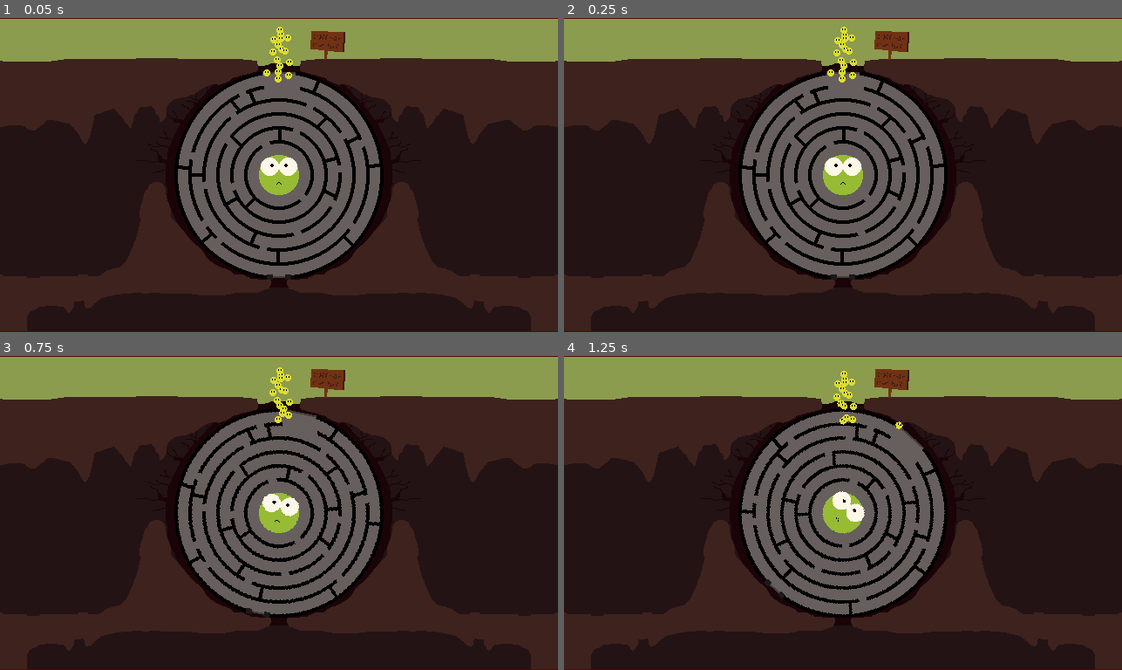
Above: before the commit, frames 1-4 (two rows, left to right).
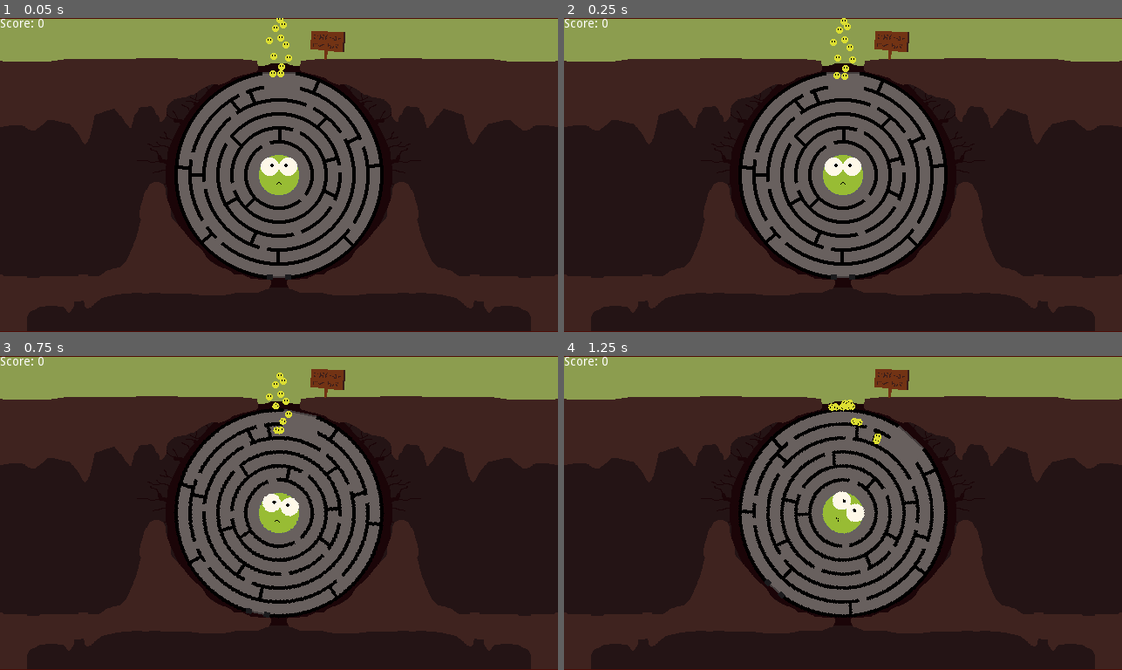
Above: after the commit, the same moments.

Repository: silvrgear/Ludum-Dare-game
Game: Godot game, scene res://scenes/Stage.tscn
The game is run twice, just before and just after one commit, with the same random seed, the same clock (stepped at 60 frames per second) and the same inputs.
Inputs:
- Up to frame 1 (0.05 s): no input
- Up to frame 2 (0.25 s): no input
- Up to frame 3 (0.75 s): hold D (rotate_clockwise) from 0.53 s (still down)
- Up to frame 4 (1.25 s): keep holding D (rotate_clockwise)

The runs differ from the first frame. In frame 1, 0.5% of the frame differs, in the area x 0-53%, y 0-21%; in frame 2, 0.5%; in frame 3, 0.5%; in frame 4, 0.5%.

Commit message:
Playable Demo
- fixed slime's gravity scale
- added a scorer (for playtesting only)
- changed to GLES2

Diff:
--- a/entities/Slime.tscn
+++ b/entities/Slime.tscn
@@ -11,6 +11,7 @@
 "slime",
 ]]
 mass = 6.12245
+gravity_scale = 0.8
 script = ExtResource( 2 )
 
 [node name="Sprite" type="Sprite" parent="."]
--- a/project.godot
+++ b/project.godot
@@ -68,4 +68,5 @@
 
 [rendering]
 
+quality/driver/driver_name="GLES2"
 environment/default_environment="res://default_env.tres"
--- a/scenes/Stage.tscn
+++ b/scenes/Stage.tscn
@@ -1,8 +1,12 @@
-[gd_scene load_steps=4 format=2]
+[gd_scene load_steps=6 format=2]
 
 [ext_resource path="res://entities/Loop.tscn" type="PackedScene" id=1]
 [ext_resource path="res://entities/Slime.tscn" type="PackedScene" id=2]
 [ext_resource path="res://sprites/bg.png" type="Texture" id=3]
+[ext_resource path="res://scripts/scorer.gd" type="Script" id=4]
+
+[sub_resource type="RectangleShape2D" id=1]
+extents = Vector2( 178.496, 45.9974 )
 
 [node name="Stage" type="Node2D"]
 
@@ -21,65 +25,50 @@
 [node name="Slimes" type="Node" parent="."]
 
 [node name="Slime" parent="Slimes" instance=ExtResource( 2 )]
-position = Vector2( 319.485, 70.1401 )
-gravity_scale = 0.1
+position = Vector2( 321.866, 64.3732 )
 
 [node name="Slime2" parent="Slimes" instance=ExtResource( 2 )]
-position = Vector2( 317.925, 48.303 )
-gravity_scale = 0.1
+position = Vector2( 322.976, 55.4967 )
 
 [node name="Slime3" parent="Slimes" instance=ExtResource( 2 )]
-position = Vector2( 318.817, 30.9225 )
-gravity_scale = 0.1
+position = Vector2( 314.376, 43.8463 )
 
 [node name="Slime4" parent="Slimes" instance=ExtResource( 2 )]
-position = Vector2( 323.719, 36.2703 )
-gravity_scale = 0.1
+position = Vector2( 328.246, 31.3638 )
 
 [node name="Slime5" parent="Slimes" instance=ExtResource( 2 )]
-position = Vector2( 321.713, 21.5638 )
-gravity_scale = 0.1
+position = Vector2( 322.421, 23.0421 )
+
+[node name="Slime6" parent="Slimes" instance=ExtResource( 2 )]
+position = Vector2( 312.99, 63.8184 )
+
+[node name="Slime7" parent="Slimes" instance=ExtResource( 2 )]
+position = Vector2( 331.297, 46.0654 )
+
+[node name="Slime8" parent="Slimes" instance=ExtResource( 2 )]
+position = Vector2( 308.551, 25.816 )
+
+[node name="Slime9" parent="Slimes" instance=ExtResource( 2 )]
+position = Vector2( 325.472, 8.063 )
 
 [node name="Slime10" parent="Slimes" instance=ExtResource( 2 )]
-position = Vector2( 321.713, 21.5638 )
-gravity_scale = 0.1
-
-[node name="Slime6" parent="Slimes" instance=ExtResource( 2 )]
-position = Vector2( 321.268, 14.2105 )
-gravity_scale = 0.1
-
-[node name="Slime7" parent="Slimes" instance=ExtResource( 2 )]
-position = Vector2( 331.933, 50.5271 )
-gravity_scale = 0.1
+position = Vector2( 321.034, 1.68303 )
 
 [node name="Slime11" parent="Slimes" instance=ExtResource( 2 )]
-position = Vector2( 330.804, 65.6648 )
-gravity_scale = 0.1
+position = Vector2( 316.041, 11.9465 )
 
-[node name="Slime12" parent="Slimes" instance=ExtResource( 2 )]
-position = Vector2( 306.403, 62.5017 )
-gravity_scale = 0.1
+[node name="AreaScore" type="Area2D" parent="."]
+position = Vector2( 324.9, 369.123 )
+script = ExtResource( 4 )
 
-[node name="Slime13" parent="Slimes" instance=ExtResource( 2 )]
-position = Vector2( 326.963, 37.36 )
-gravity_scale = 0.1
+[node name="CollisionShape2D" type="CollisionShape2D" parent="AreaScore"]
+shape = SubResource( 1 )
 
-[node name="Slime14" parent="Slimes" instance=ExtResource( 2 )]
-position = Vector2( 312.729, 39.4562 )
-gravity_scale = 0.1
-
-[node name="Slime15" parent="Slimes" instance=ExtResource( 2 )]
-position = Vector2( 329.9, 22.737 )
-gravity_scale = 0.1
-
-[node name="Slime16" parent="Slimes" instance=ExtResource( 2 )]
-position = Vector2( 313.633, 25.2223 )
-gravity_scale = 0.1
-
-[node name="Slime8" parent="Slimes" instance=ExtResource( 2 )]
-position = Vector2( 320.822, 54.5422 )
-gravity_scale = 0.1
-
-[node name="Slime9" parent="Slimes" instance=ExtResource( 2 )]
-position = Vector2( 319.485, 61.6726 )
-gravity_scale = 0.1
+[node name="Label" type="Label" parent="."]
+margin_right = 40.0
+margin_bottom = 14.0
+text = "Score: 0"
+__meta__ = {
+"_edit_use_anchors_": false
+}
+[connection signal="body_entered" from="AreaScore" to="AreaScore" method="_on_AreaScore_body_entered"]
--- /dev/null
+++ b/scripts/scorer.gd
@@ -0,0 +1,13 @@
+extends Area2D
+
+var score = 0
+
+func _ready():
+	pass
+
+
+func _on_AreaScore_body_entered(body):
+	if body.is_in_group("slime"):
+		score += 1
+
+	get_parent().get_node("Label").text = "Score: " + str(score)
